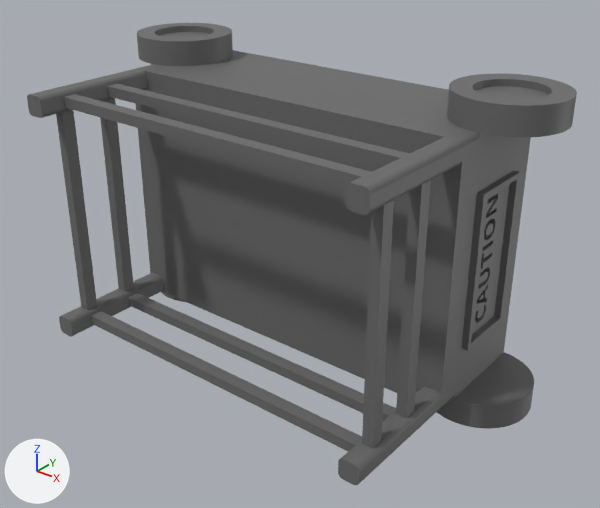
What one commit did to the OBJ model model/mmp_panda_tall/meshes/WideBase.obj.
The view is the same before and after, from a 50 mm lens placed at (1.87, -2.69, 1.29), pointed at (0.12, -0.5, -0.07). Lighting does not change. The marker at lower left points along +X, +Y and +Z. Where no turn or scale is listed for an object, it has been applied to the vertices.

Before the edit, the objects in view are built like this:
```python
me_widebase = bpy.data.meshes.new('WideBase')
me_widebase.from_pydata(...)  # 3344 vertices, 6716 faces; spans x -0.95..0.95, y -1.0..0.0, z -0.6..0.6
me_widebase.materials.append(mat_material_002)  # picture img_metal_jpg
ob_widebase = bpy.data.objects.new('WideBase', me_widebase)
ob_widebase.location = (0.0, 0.0, 0.0)
```
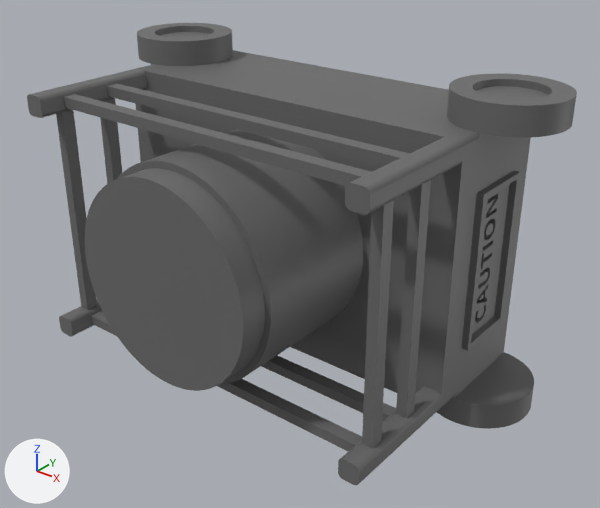
Location of each change, [x1, y1, x2, y2] in pixels of the pictures (600 x 508 px):
part 1 of me_widebase, added
    after: [85, 75, 460, 393]

What the commit changed:
me_widebase is used by ob_widebase; location (0.0, 0.0, 0.0).
me_widebase had 3344 vertices, 6716 faces and spanned x -0.95..0.95, y -1.0..0.0, z -0.6..0.6.
me_widebase now has 3857 vertices, 7742 faces and spans x -0.95..0.95, y -1.1..0.0, z -0.6..0.6.
me_widebase part 1: 513 vertices added at x -0.4..0.4, y -1.1..-0.5, z -0.4..0.4.
